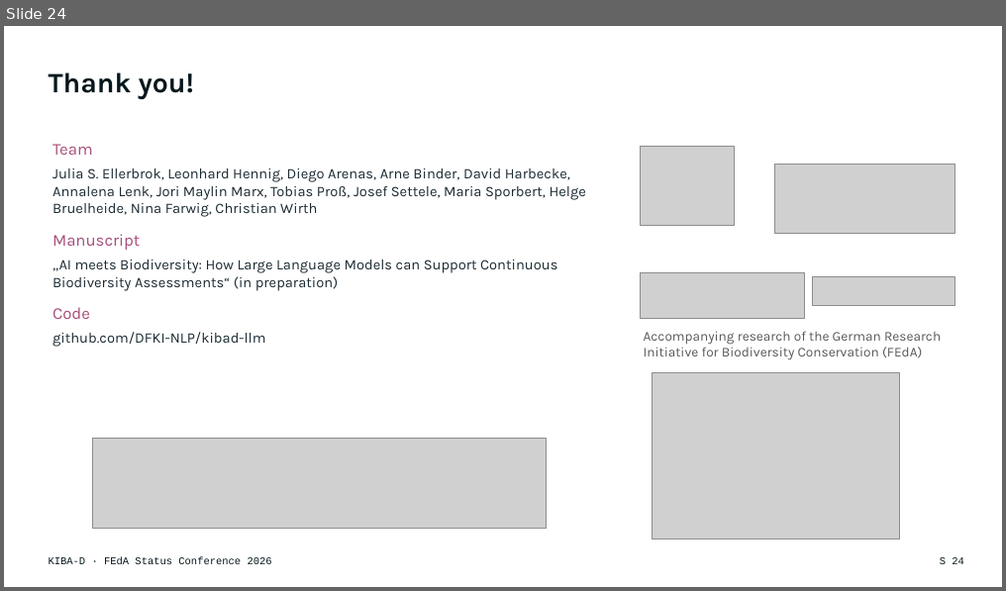
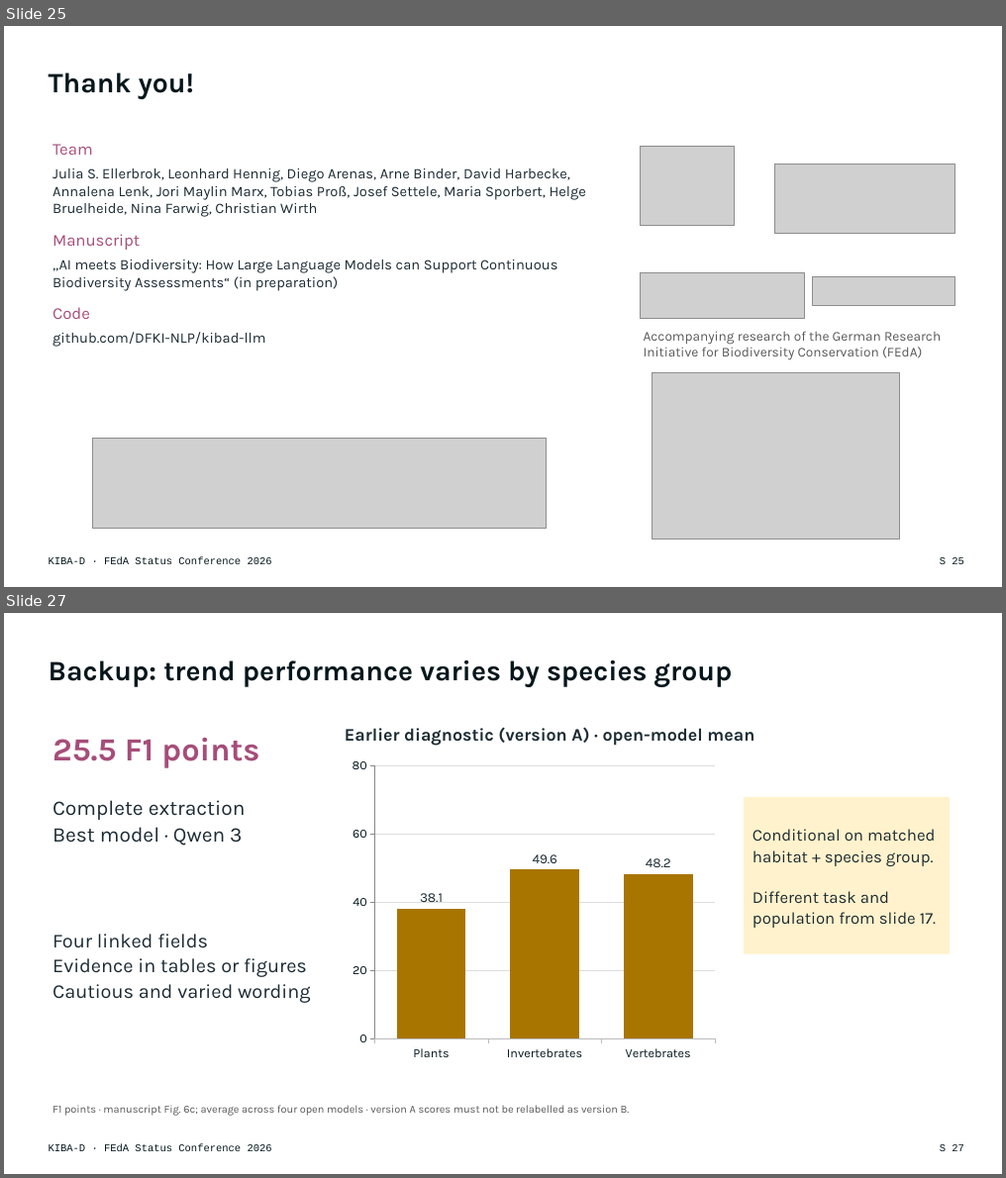
Before and after one commit to DFKI-NLP/kibad-llm, a slide deck: presentations/2026_feda_status_conference/KIBA-D_FEdA2026_Keynote.pptx. Shown one above the other, each under a label of ours: slide 24 before the commit, slides 25 and 27 after it; the slides between them are not shown. The pictures are 1006x591 and 1006x1178 pixels, drawn with LibreOffice and Linux fonts; fonts in the diff are those of the drawing; grey boxes stand for pictures. Boxes give left, top, right and bottom in pixels: in the first picture for what was removed or moved away, otherwise in the second. Text is boxed around its words. In the diff, an @@ line names an element or a change of style, - is before the commit and + after.

```diff
--- a/presentations/2026_feda_status_conference/KIBA-D_FEdA2026_Keynote.pptx
+++ b/presentations/2026_feda_status_conference/KIBA-D_FEdA2026_Keynote.pptx
@@ slide 27 added at bbox=[4, 613, 1002, 1174], background #FFFFFF @@
@@ title added at bbox=[49, 661, 733, 687], 27 pt, text #06171C, bold @@
+Backup: trend performance varies by species group
@@ text added at bbox=[345, 727, 754, 746], 17 pt, text #1C2B33, bold @@
+Earlier diagnostic (version A) · open-model mean
@@ text added at bbox=[53, 738, 259, 768], 31 pt, text #A64D79, bold @@
+25.5 F1 points
@@ column chart added at bbox=[345, 753, 723, 1067] @@
+categories: Plants, Invertebrates, Vertebrates
+Series 1: 38.1, 49.6, 48.2
@@ text added at bbox=[53, 800, 246, 846], 20 pt, text #1C2B33 @@
+Complete extraction
+Best model · Qwen 3
@@ rectangle added at bbox=[744, 797, 949, 955], fill #FFF2CC, 16 pt, text #1C2B33 @@
+Conditional on matched
+habitat + species group.
+Different task and population from slide 17.
@@ text added at bbox=[53, 934, 310, 1003], 19 pt, text #1C2B33 @@
+Four linked fields
+Evidence in tables or figures
+Cautious and varied wording
@@ text added at bbox=[53, 1105, 630, 1116], 10.5 pt, text #595959 @@
+F1 points · manuscript Fig. 6c; average across four open models · version A scores must not be relabelled as version B.
@@ text added at bbox=[49, 1145, 272, 1152], 10 pt, text #06171C @@
+KIBA-D · FEdA Status Conference 2026
@@ page number added at bbox=[940, 1145, 964, 1152], 10 pt, text #06171C @@
+S 27
@@ what was slide 24 is now slide 25 @@
@@ page number at bbox=[940, 558, 964, 565]: text changed @@
-S 24
+S 25
```
Also in this commit, not shown: 12 slides changed, 5 other slides added, 5 slides removed, 2 other files.
